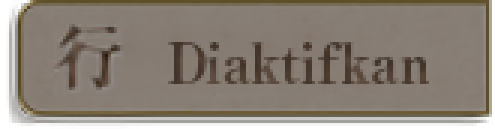
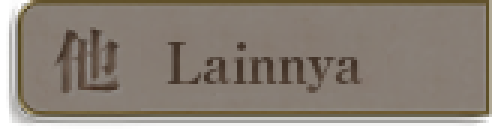
Two versions of the same layered image (495x129). Layer-by-layer changes:
added group "Lainnya" (1st of 2) with 2 layers above "Sekali" over 48, 15, 363, 111
added layer "Lainnya" (2nd of 2, in "Lainnya") in group "Lainnya" over 165, 42, 363, 93
added layer "Layer 6" in group "Lainnya" over 48, 15, 141, 111
moved "Calque 3" into group "Diaktifkan" over 54, 15, 126, 96
moved "Diaktifkan" (2nd of 2, in "Diaktifkan") into group "Diaktifkan" over 168, 42, 429, 84
